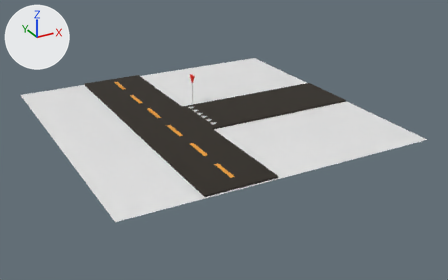
Renders of the FBX model Unity/Assets/CustomAssets/road.fbx from each side of a commit.
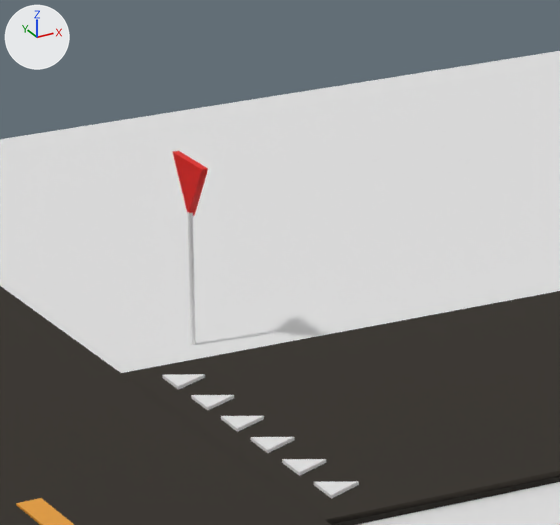
There are two pictures of each version: one whole from a 50 mm lens placed at (-128.6, -253.6, 109.7), pointed at (2.3, -15.5, -9.4), one close up on the part from 37% to 55% of the width and 19% to 46% of the height. The axes (+X, +Y, +Z) are drawn at upper left. The lights are the same throughout. Where no turn or scale is listed for an object, it has been applied to the vertices.

Objects in the first close-up: 'Cube.005', 'Gulestriper', 'Plane', 'Traffikskilt'.
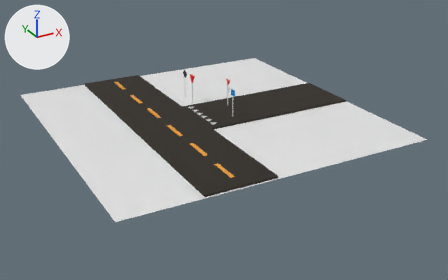
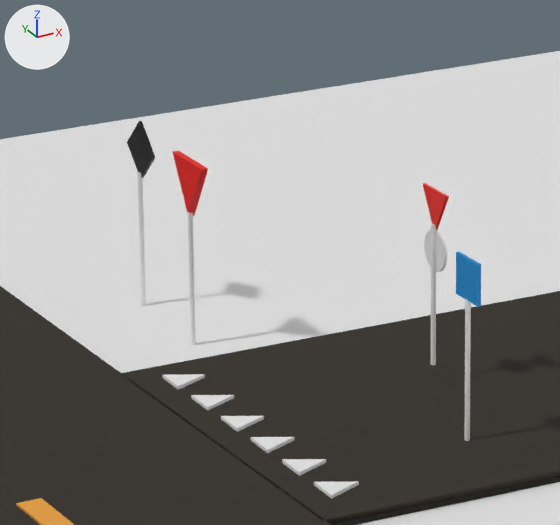
Boxes (x1, y1, x2, y2) around the edits, measured in the close-ups (560 x 525 px):
'fotgjengerfeltstang.001', added (blue): after (456, 252, 481, 307)
'Forkjørsskilt.004', added (black): after (127, 121, 155, 178)
'fotgjengerfeltstang.002', added: after (464, 299, 471, 441)
'rundkjøringstang', added: after (430, 224, 436, 365)
'Forkjørsskilt', added: after (137, 172, 146, 306)
'vikepliktskilt', added (red): after (423, 183, 449, 230)
'Rundkjøringskilt', added: after (424, 230, 447, 272)
'Cylinder', unchanged, uncovered by the edit: before (314, 481, 359, 499); after (162, 374, 359, 499)
'Traffikskilt', unchanged, covered by the edit: before (173, 151, 208, 345); after (188, 212, 196, 345)
'Traffikskilt.002', unchanged, uncovered by the edit: after (173, 151, 208, 216)

What changed in the scene script:
```text
Add img_fotgjenger_png:
    img_fotgjenger_png = load_image('Fotgjenger.png', 'Fotgjenger.png', 1024, 1024, 'sRGB')
Add mat_material_013:
    mat_material_013 = principled_material('Material.013')
    mat_material_013.base_color = (0.0, 0.0, 0.0)  # black #000000
Add mat_material:
    mat_material = principled_material('Material')
    mat_material.texture = img_fotgjenger_png  # with its transparency
Add mat_material_006:
    mat_material_006 = principled_material('Material.006')
    mat_material_006.base_color = (0.8, 0.8, 0.8)  # white #e7e7e7
Add me_cylinder_006_1:
    me_cylinder_006_1.from_pydata([(-0.09, 2.23, -0.75), (-0.09, -0.03, -3.02), (0.14, 2.23, -0.75), (-0.09, -0.03, 1.51), (-0.09, -2.29, -0.75), (0.14, -0.03, 1.51), (0.14, -2.29, -0.75), (0.14, -0.03, -3.02)], [], [(0, 1, 4, 3), (0, 2, 7, 1), (3, 5, 2, 0), (4, 6, 5, 3), (7, 2, 5, 6), (1, 7, 6, 4)])
    me_cylinder_006_1.materials.append(mat_material_013)  # black #000000
Add me_cube_003:
    me_cube_003.from_pydata(...)  # a box spanning x -0.13..0.13, y -1.52..1.52, z -1.52..1.52
    me_cube_003.materials.append(mat_material)  # picture img_fotgjenger_png
Add me_cylinder_011:
    me_cylinder_011.from_pydata(...)  # 120 vertices, 62 faces; spans x -0.3..0.08, y -0.19..0.19, z -13.13..-2.52
    me_cylinder_011.materials.append(mat_material_004)  # its picture is missing
Add me_cube_005:
    me_cube_005.from_pydata(...)  # a 32-sided cylinder along x spanning x 0.11..0.29, y -1.46..1.61, z -4.97..-1.9
    me_cube_005.materials.append(mat_material_006)  # its picture is missing
Add me_cube_004:
    me_cube_004.from_pydata(...)  # 120 vertices, 62 faces; spans x -0.19..0.19, y -0.15..0.23, z -12.05..-1.45
    me_cube_004.materials.append(mat_material_004)  # its picture is missing
Add me_cube_008:
    me_cube_008.from_pydata(...)  # 12 vertices, 10 faces; spans x 0.07..0.33, y -1.68..1.82, z -1.97..1.09
    # faces by material slot: [5, 5]
    me_cube_008.materials.append(mat_material_003)  # white #e7e7e7
    me_cube_008.materials.append(mat_material_002)  # red #e70b00
Add ob_forkjørsskilt_004:
    ob_forkjørsskilt_004 = bpy.data.objects.new('Forkjørsskilt.004', me_cylinder_006_1)
    ob_forkjørsskilt_004.location = (1.29, 24.3, 13.39)
Add ob_fotgjengerfeltstang_001:
    ob_fotgjengerfeltstang_001 = bpy.data.objects.new('fotgjengerfeltstang.001', me_cube_003)
    ob_fotgjengerfeltstang_001.location = (7.91, -14.02, 13.01)
Add ob_forkjørsskilt:
    ob_forkjørsskilt = bpy.data.objects.new('Forkjørsskilt', me_cylinder_011)
    ob_forkjørsskilt.location = (1.29, 24.3, 13.39)
Add ob_rundkjøringskilt:
    ob_rundkjøringskilt = bpy.data.objects.new('Rundkjøringskilt', me_cube_005)
    ob_rundkjøringskilt.location = (11.64, -2.45, 14.36)
Add ob_rundkjøringstang:
    ob_rundkjøringstang = bpy.data.objects.new('rundkjøringstang', me_cube_004)
    ob_rundkjøringstang.location = (11.64, -2.45, 14.36)
Add ob_fotgjengerfeltstang_002:
    ob_fotgjengerfeltstang_002 = bpy.data.objects.new('fotgjengerfeltstang.002', me_cube_004.copy())
    ob_fotgjengerfeltstang_002.location = (7.91, -14.02, 13.01)
Add ob_vikepliktskilt:
    ob_vikepliktskilt = bpy.data.objects.new('vikepliktskilt', me_cube_008)
    ob_vikepliktskilt.location = (11.64, -2.45, 14.36)
```
